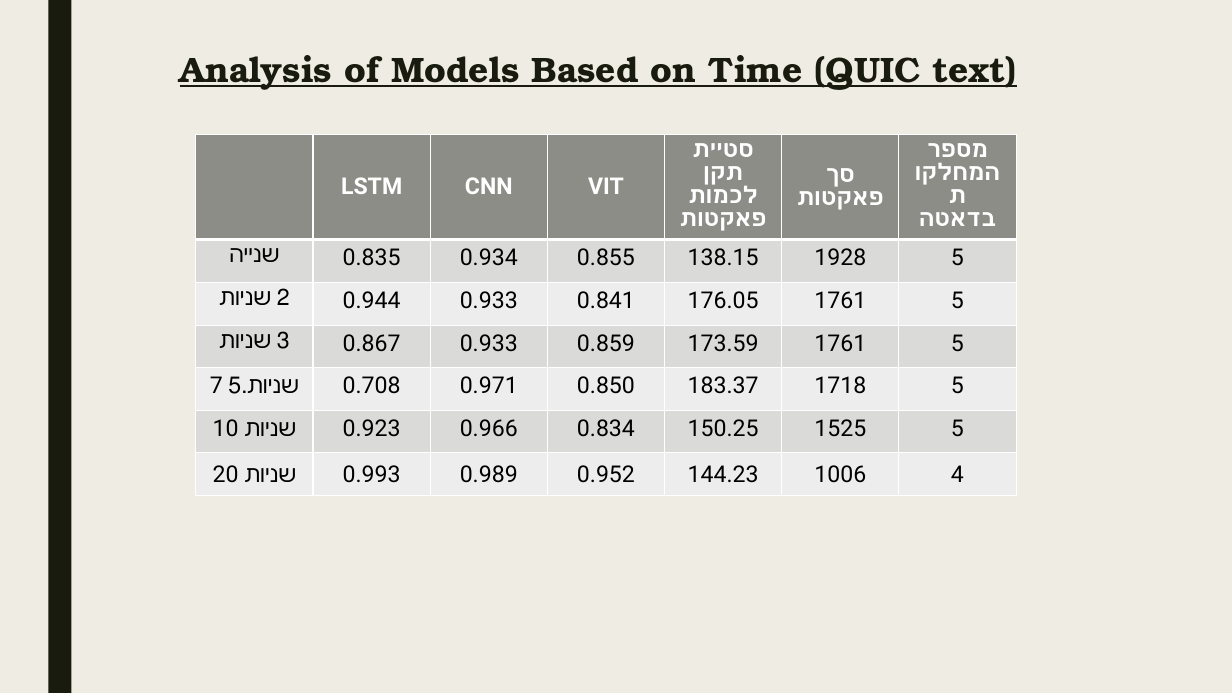
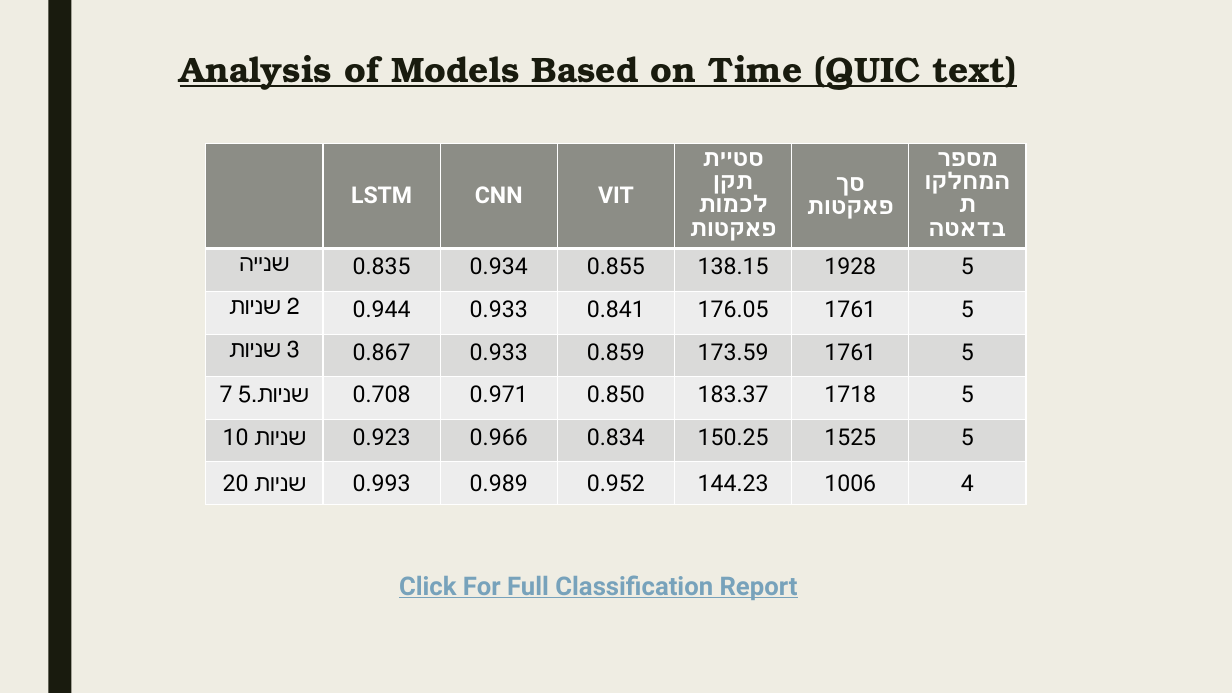
Before and after one commit to ShalevBenDavid/Traffic-Classification-Research, a slide deck: slide 10 of Research/Research_Progress.pptx. Drawn at 1232x693 pixels with LibreOffice and Linux fonts; fonts in the diff are those of the drawing. Boxes give left, top, right and bottom in pixels: in the first picture for what was removed or moved away, otherwise in the second. Text is boxed around its words. In the diff, an @@ line names an element or a change of style, - is before the commit and + after.

Commit message:
Uploading LSTM Results

```diff
--- a/Research/Research_Progress.pptx
+++ b/Research/Research_Progress.pptx
@@ table: place and size @@
-table at (196, 135, 1018, 496)
+table at (206, 143, 1028, 505)
@@ text added at (399, 575, 798, 600), 20 pt, text #77A2BB, bold, underline @@
+Click For Full Classification Report
```
